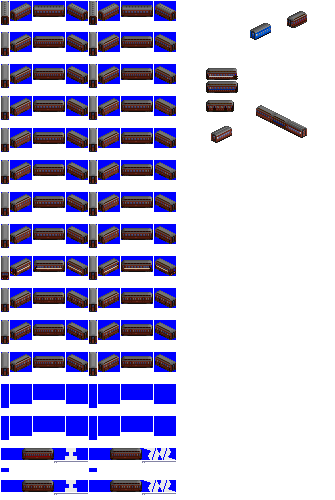
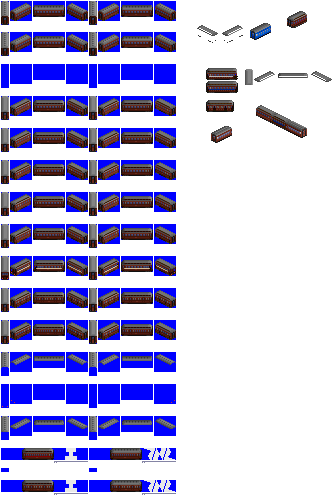
Revision of a layered 335x500 image; what changed, layer by layer:
showed "roofs", painted on it over 1, 13, 332, 485
painted on "brown" over 1, 13, 176, 376
